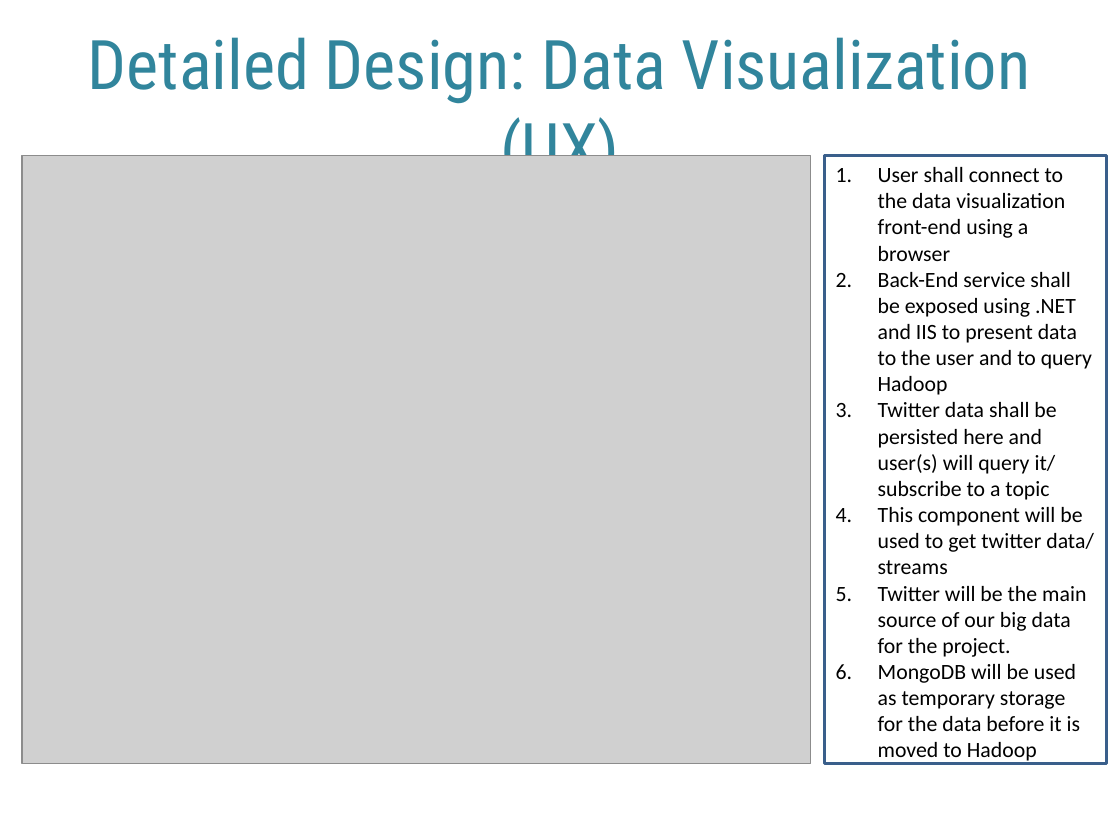
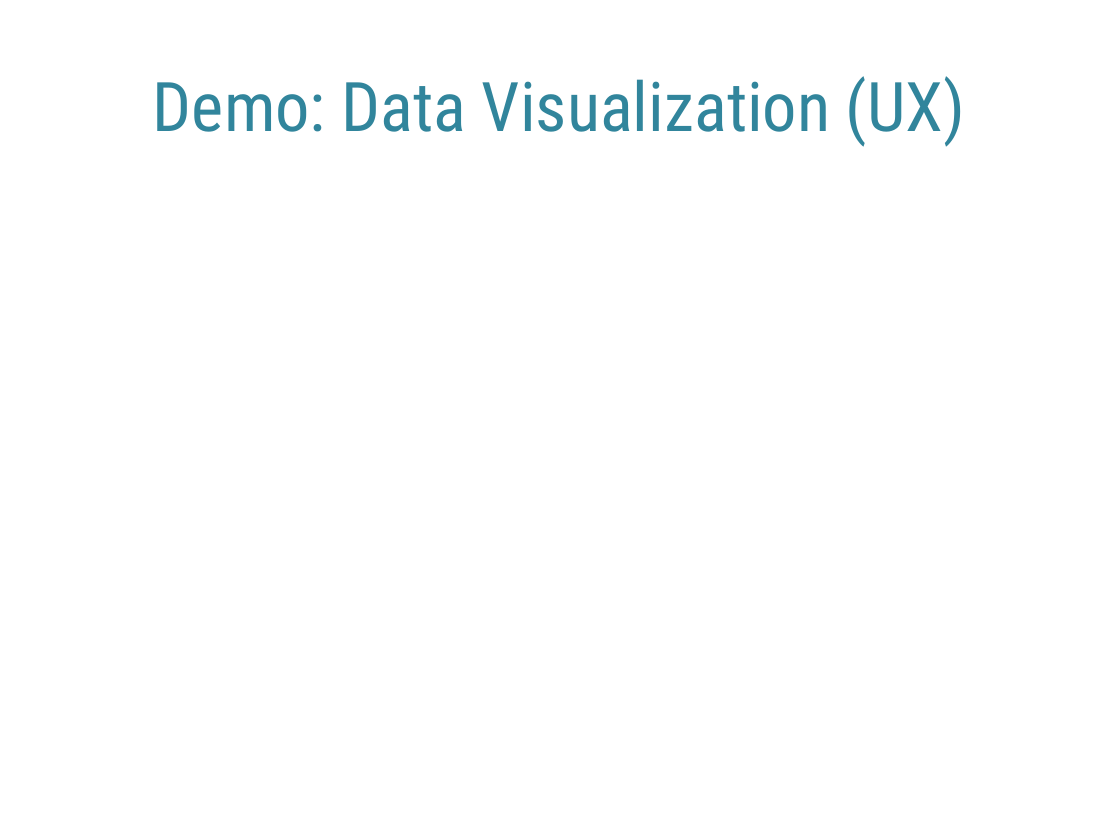
Before and after one commit to garethstephenson/ELEN7046_Group2_2016, a slide deck: slide 28 of documentation/ELEN7046 Group 2 - Group Presention.pptx (slide 17 before the commit). Drawn at 1120x840 pixels with LibreOffice and Linux fonts; fonts in the diff are those of the drawing; grey boxes stand for pictures; background and template pictures are left out. Boxes give left, top, right and bottom in pixels: in the first picture for what was removed or moved away, otherwise in the second. Text is boxed around its words. In the diff, an @@ line names an element or a change of style, - is before the commit and + after.

```diff
--- a/documentation/ELEN7046 Group 2 - Group Presention.pptx
+++ b/documentation/ELEN7046 Group 2 - Group Presention.pptx
@@ title at <box>153,76,965,146</box>: text changed @@
-Detailed Design: Data Visualization (UX)
+Demo: Data Visualization (UX)
@@ picture removed at <box>22,156,811,764</box> @@
@@ rectangle removed at <box>824,156,1107,764</box> @@
-1. User shall connect to the data visualization front-end using a browser
-2. Back-End service shall be exposed using .NET and IIS to present data to the user and to query Hadoop
-3. Twitter data shall be persisted here and user(s) will query it/ subscribe to a topic
-4. This component will be used to get twitter data/ streams
-5. Twitter will be the main source of our big data for the project.
-6. MongoDB will be used as temporary storage for the data before it is moved to Hadoop
```
Also in this commit, not shown: 10 other slides changed, 11 slides added, 2 slides removed.
